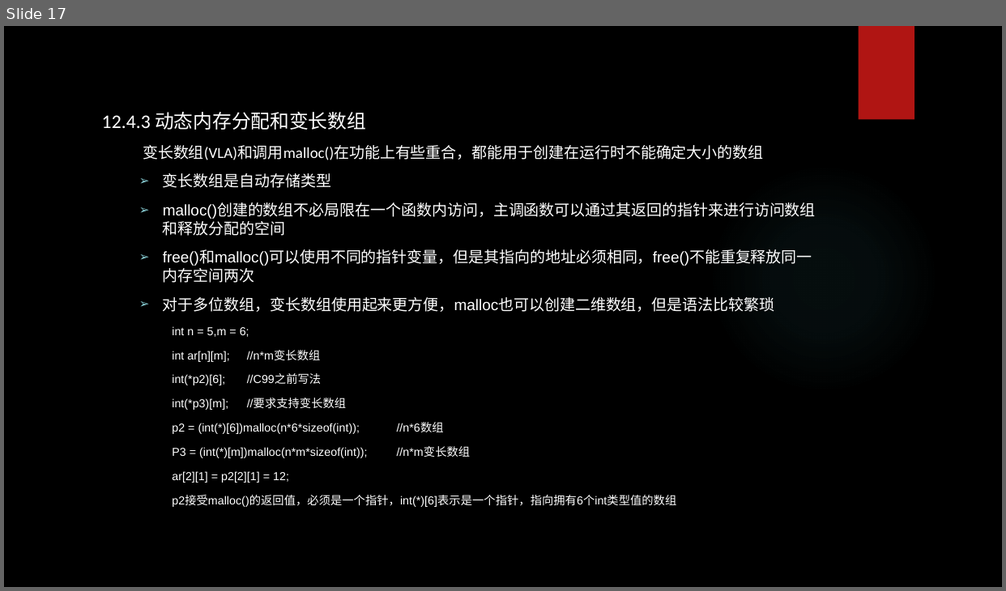
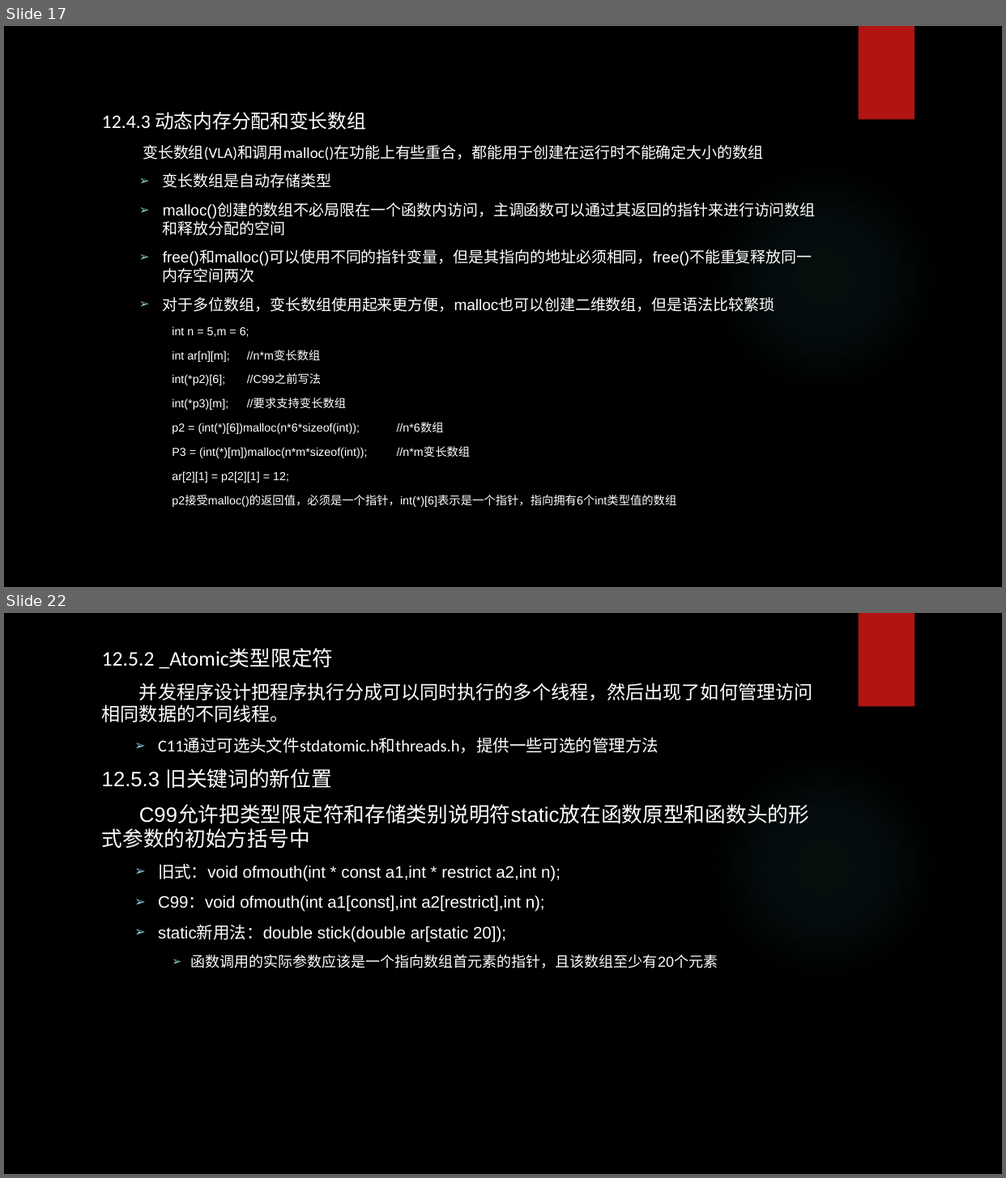
Before and after one commit to tsyin/c_ppt-code, a slide deck: 12存储类别、链接和内存管理.pptx. Shown one above the other, each under a label of ours: slide 17 before the commit, slides 17 and 22 after it; the slides between them are not shown. The pictures are 1006x591 and 1006x1178 pixels, drawn with LibreOffice and Linux fonts; fonts in the diff are those of the drawing; background and template pictures are left out. Boxes give left, top, right and bottom in pixels: in the first picture for what was removed or moved away, otherwise in the second. Text is boxed around its words. In the diff, an @@ line names an element or a change of style, - is before the commit and + after.

```diff
--- a/12存储类别、链接和内存管理.pptx
+++ b/12存储类别、链接和内存管理.pptx
@@ slide 22 added at <box>4,613,1002,1174</box>, background picture (left out); not listed: 2 template elements that a slide beside it also shows @@
@@ text added at <box>102,649,813,969</box>, 16 pt, text #FFFFFF @@
+12.5.2 _Atomic类型限定符
+并发程序设计把程序执行分成可以同时执行的多个线程，然后出现了如何管理访问相同数据的不同线程。
+  ➢ C11通过可选头文件stdatomic.h和threads.h，提供一些可选的管理方法
+12.5.3 旧关键词的新位置
+C99允许把类型限定符和存储类别说明符static放在函数原型和函数头的形式参数的初始方括号中
+  ➢ 旧式：void ofmouth(int * const a1,int * restrict a2,int n);
+  ➢ C99：void ofmouth(int a1[const],int a2[restrict],int n);
+  ➢ static新用法：double stick(double ar[static 20]);
+    ➢ 函数调用的实际参数应该是一个指向数组首元素的指针，且该数组至少有20个元素
```
Also in this commit, not shown: 1 slide changed, 4 other slides added.
